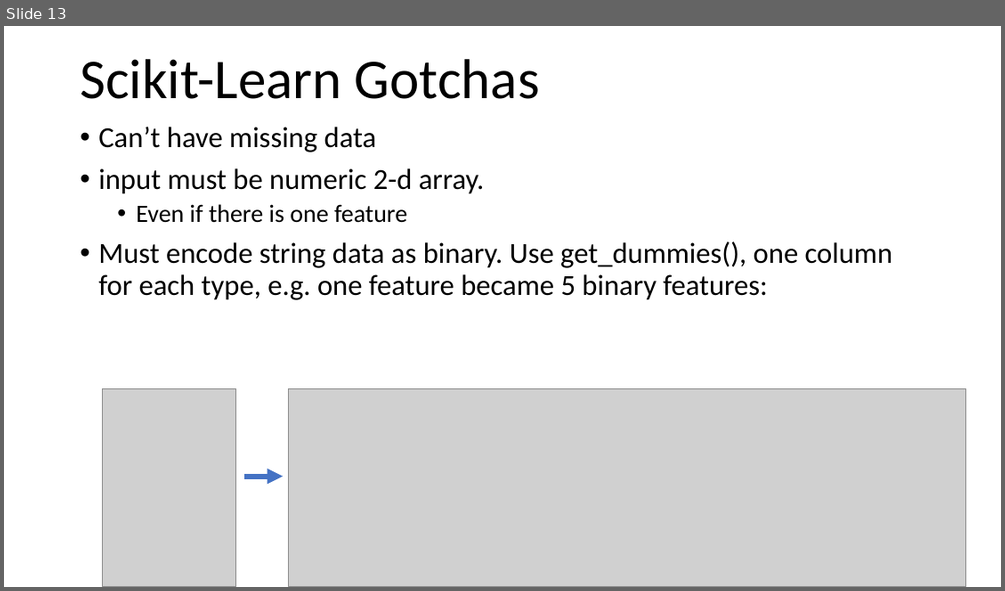
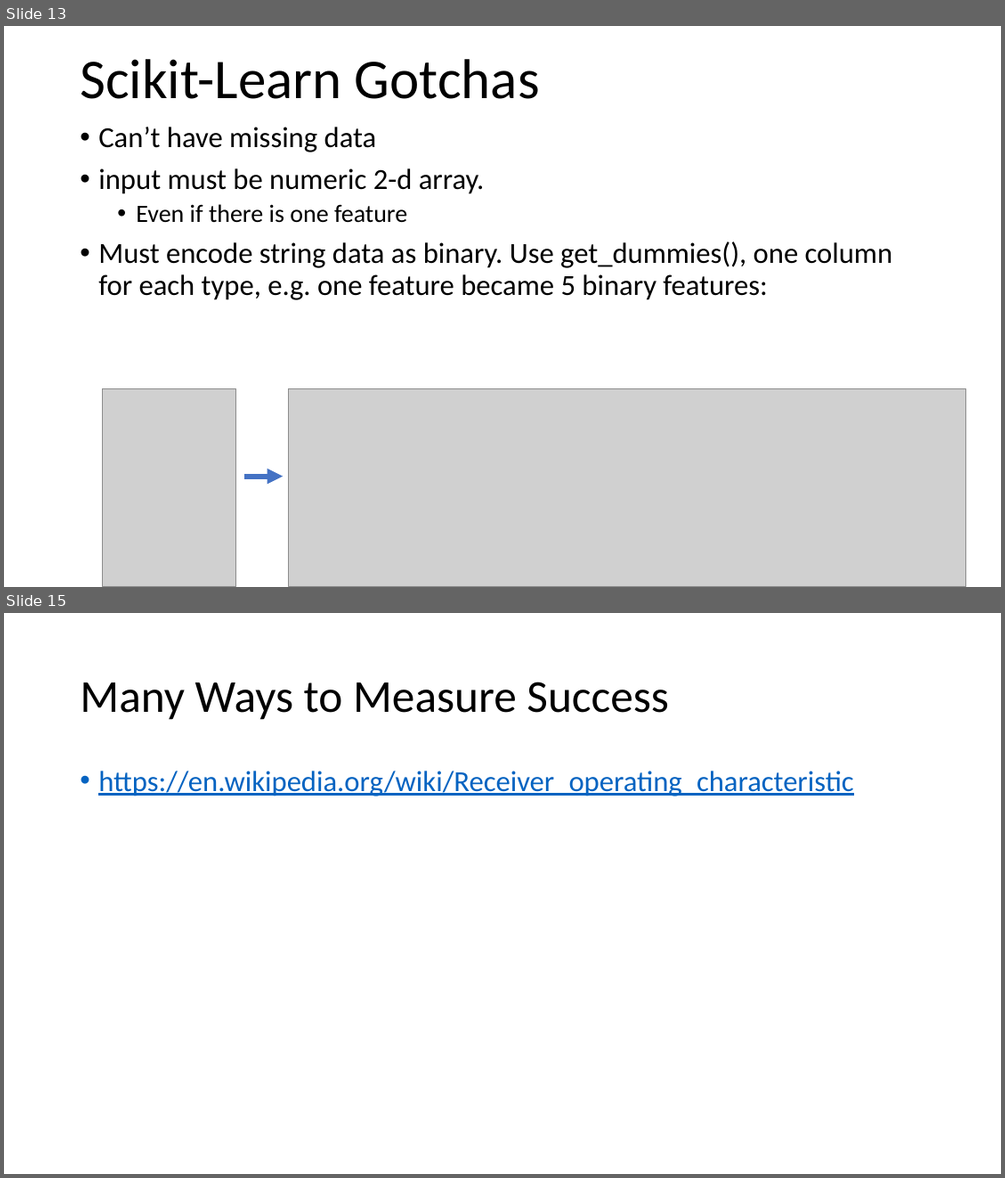
Before and after one commit to DataSciencePros/datascicon.tech, a slide deck: app/ModelEvaluation.pptx. Shown one above the other, each under a label of ours: slide 13 before the commit, slides 13 and 15 after it; the slides between them are not shown. The pictures are 1005x591 and 1005x1178 pixels, drawn with LibreOffice and Linux fonts; fonts in the diff are those of the drawing; grey boxes stand for pictures. Boxes give left, top, right and bottom in pixels: in the first picture for what was removed or moved away, otherwise in the second. Text is boxed around its words. In the diff, an @@ line names an element or a change of style, - is before the commit and + after.

```diff
--- a/app/ModelEvaluation.pptx
+++ b/app/ModelEvaluation.pptx
@@ slide 15 added at bbox=[4, 613, 1001, 1174], background #FFFFFF @@
@@ title added at bbox=[80, 682, 668, 720], 44 pt, text #000000 @@
+Many Ways to Measure Success
@@ text added at bbox=[98, 771, 853, 796], 28 pt, text #0563C1, underline @@
+• https://en.wikipedia.org/wiki/Receiver_operating_characteristic
```
Also in this commit, not shown: 1 slide changed, 1 other slide added, 1 other file.
